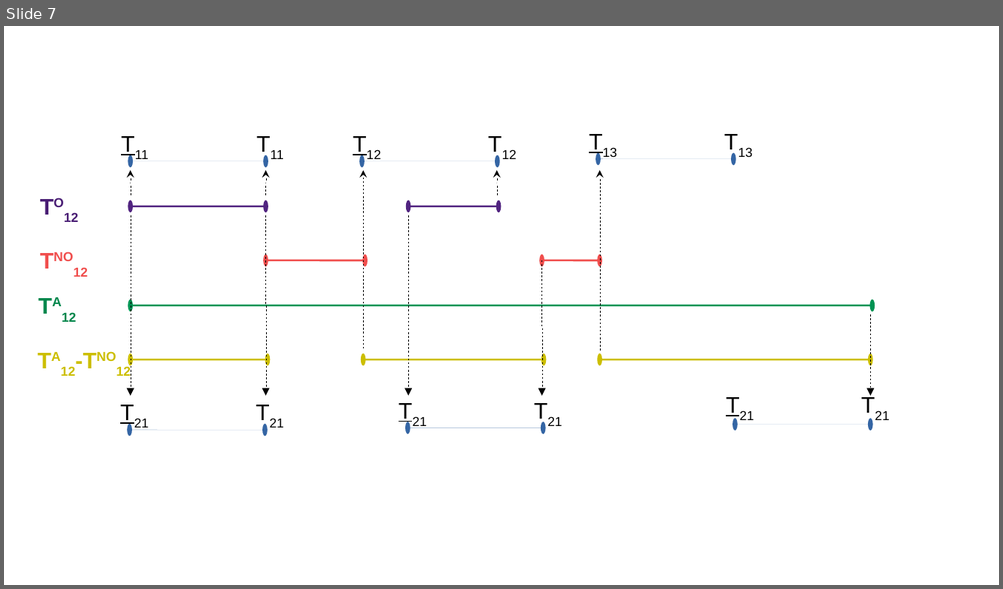
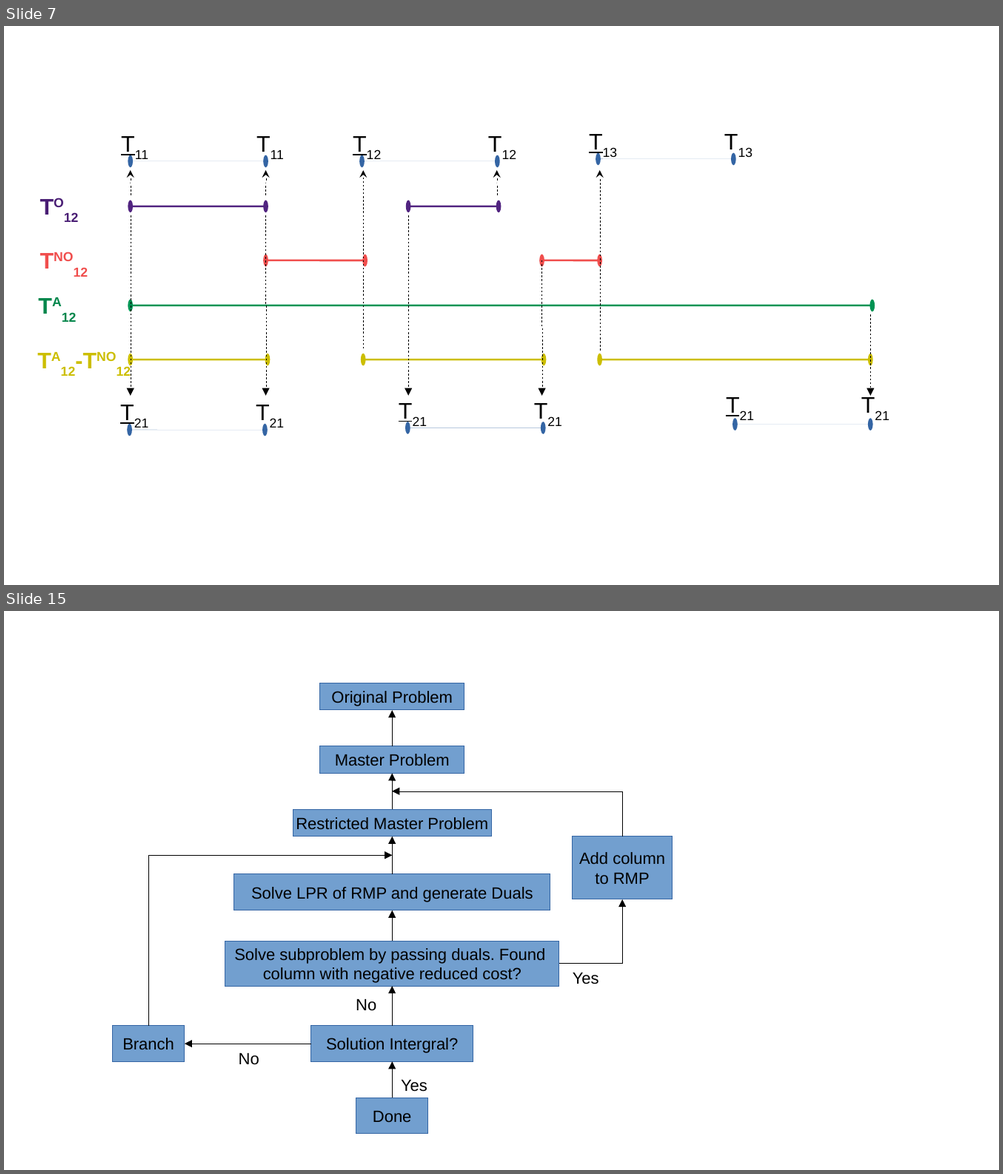
Before and after one commit to prebujo/INF319, a slide deck: presentation/Operators_illustrations.odp. Shown one above the other, each under a label of ours: slide 7 before the commit, slides 7 and 15 after it; the slides between them are not shown. The pictures are 1003x589 and 1003x1174 pixels, drawn with LibreOffice and Linux fonts; fonts in the diff are those of the drawing. Boxes give left, top, right and bottom in pixels: in the first picture for what was removed or moved away, otherwise in the second. Text is boxed around its words. In the diff, an @@ line names an element or a change of style, - is before the commit and + after.

```diff
--- a/presentation/Operators_illustrations.odp
+++ b/presentation/Operators_illustrations.odp
@@ slide 15 added at [4,611,999,1170], background #FFFFFF @@
@@ rectangle added at [320,684,464,710], fill #729FCF, outline #3465A4 0 pt, 13 pt, text #000000 @@
+Original Problem
@@ elbow arrow added from (392, 746) to (392, 710), #000000 0 pt @@
@@ rectangle added at [320,746,464,774], fill #729FCF, outline #3465A4 0 pt, 13 pt, text #000000 @@
+Master Problem
@@ elbow arrow added from (392, 809) to (392, 774), #000000 0 pt @@
@@ rectangle added at [293,809,492,837], fill #729FCF, outline #3465A4 0 pt, 13 pt, text #000000 @@
+Restricted Master Problem
@@ elbow arrow added from (622, 837) to (392, 792), #000000 0 pt @@
@@ elbow arrow added from (392, 874) to (392, 837), #000000 0 pt @@
@@ rectangle added at [572,837,672,900], fill #729FCF, outline #3465A4 0 pt, 13 pt, text #000000 @@
+Add column
+to RMP
@@ elbow arrow added from (148, 1026) to (392, 856), #000000 0 pt @@
@@ rectangle added at [234,874,550,911], fill #729FCF, outline #3465A4 0 pt, 13 pt, text #000000 @@
+Solve LPR of RMP and generate Duals
@@ elbow arrow added from (392, 941) to (392, 911), #000000 0 pt @@
@@ elbow arrow added from (559, 964) to (622, 900), #000000 0 pt @@
@@ rectangle added at [225,941,559,986], fill #729FCF, outline #3465A4 0 pt, 13 pt, text #000000 @@
+Solve subproblem by passing duals. Found
+column with negative reduced cost?
@@ elbow arrow added from (392, 1026) to (392, 986), #000000 0 pt @@
@@ text added at [572,973,599,985], 13 pt, text #000000 @@
+Yes
@@ text added at [356,999,376,1011], 13 pt, text #000000 @@
+No
@@ rectangle added at [112,1026,185,1062], fill #729FCF, outline #3465A4 0 pt, 13 pt, text #000000 @@
+Branch
@@ rectangle added at [311,1026,473,1062], fill #729FCF, outline #3465A4 0 pt, 13 pt, text #000000 @@
+Solution Intergral?
@@ elbow arrow added from (311, 1044) to (185, 1044), #000000 0 pt @@
@@ text added at [239,1054,259,1065], 13 pt, text #000000 @@
+No
@@ elbow arrow added from (392, 1099) to (392, 1062), #000000 0 pt @@
@@ rectangle added at [356,1099,428,1134], fill #729FCF, outline #3465A4 0 pt, 13 pt, text #000000 @@
+Done
@@ text added at [401,1080,427,1092], 13 pt, text #000000 @@
+Yes
```
Also in this commit, not shown: 2 slides changed, 8 other slides added, 26 other files.
